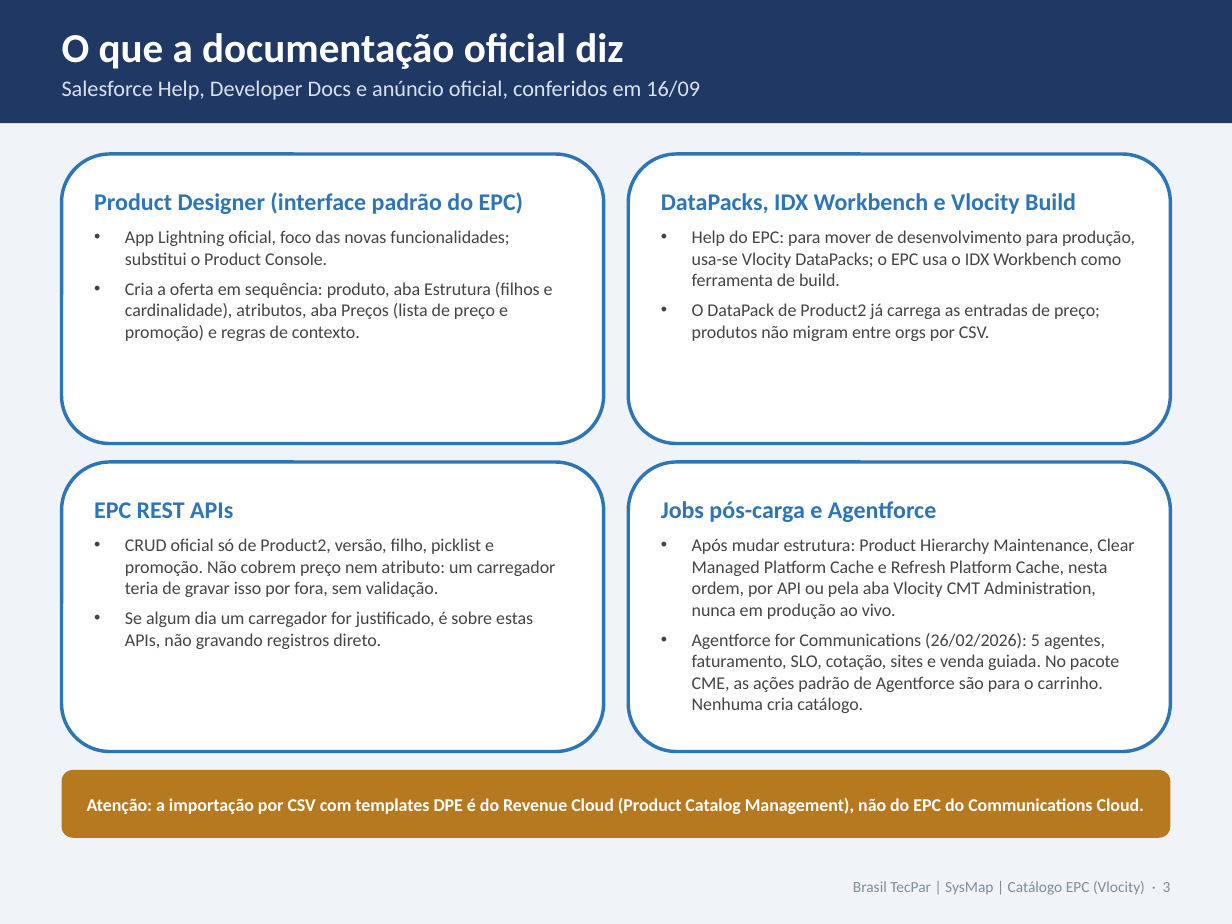
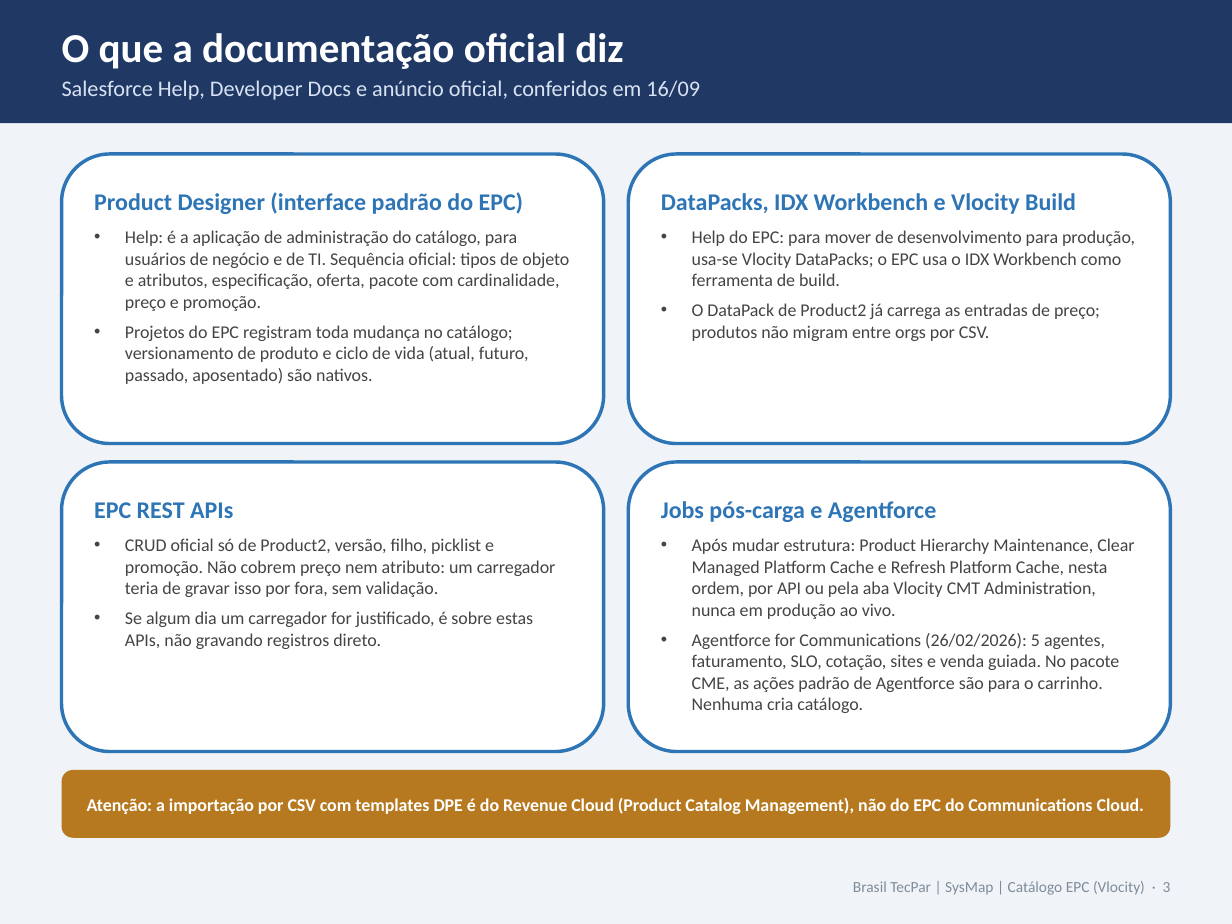
Before and after one commit to Dbelt337/diario-implantacao, a slide deck: slide 3 of docs/deck-catalogo/Catalogo_Carga_e_Manutencao_v2_Rota_Padrao.pptx. Drawn at 1232x924 pixels with LibreOffice and Linux fonts; fonts in the diff are those of the drawing. Boxes give left, top, right and bottom in pixels: in the first picture for what was removed or moved away, otherwise in the second. Text is boxed around its words. In the diff, an @@ line names an element or a change of style, - is before the commit and + after.

```diff
--- a/docs/deck-catalogo/Catalogo_Carga_e_Manutencao_v2_Rota_Padrao.pptx
+++ b/docs/deck-catalogo/Catalogo_Carga_e_Manutencao_v2_Rota_Padrao.pptx
@@ text in rounded rectangle at (125,230,569,384): text changed @@
-• App Lightning oficial, foco das novas funcionalidades; substitui o Product Console.
-• Cria a oferta em sequência: produto, aba Estrutura (filhos e cardinalidade), atributos, aba Preços (lista de preço e promoção) e regras de contexto.
+• Help: é a aplicação de administração do catálogo, para usuários de negócio e de TI. Sequência oficial: tipos de objeto e atributos, especificação, oferta, pacote com cardinalidade, preço e promoção.
+• Projetos do EPC registram toda mudança no catálogo; versionamento de produto e ciclo de vida (atual, futuro, passado, aposentado) são nativos.
```
Also in this commit, not shown: 2 other slides changed, 2 other files.
